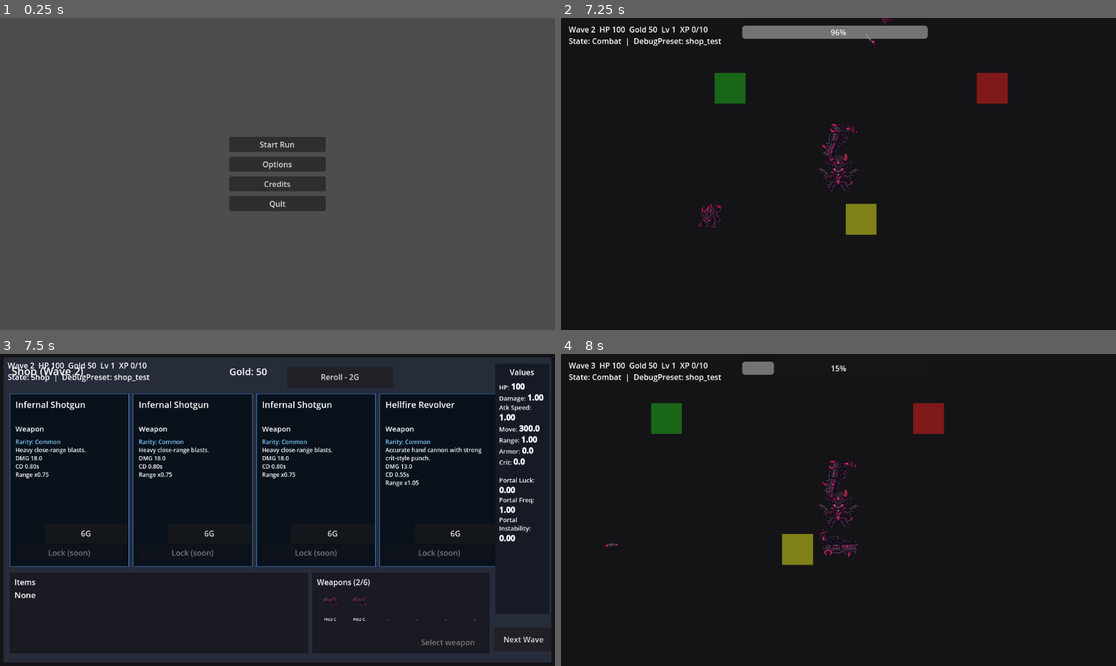
Above: before the commit, frames 1-4 (two rows, left to right).
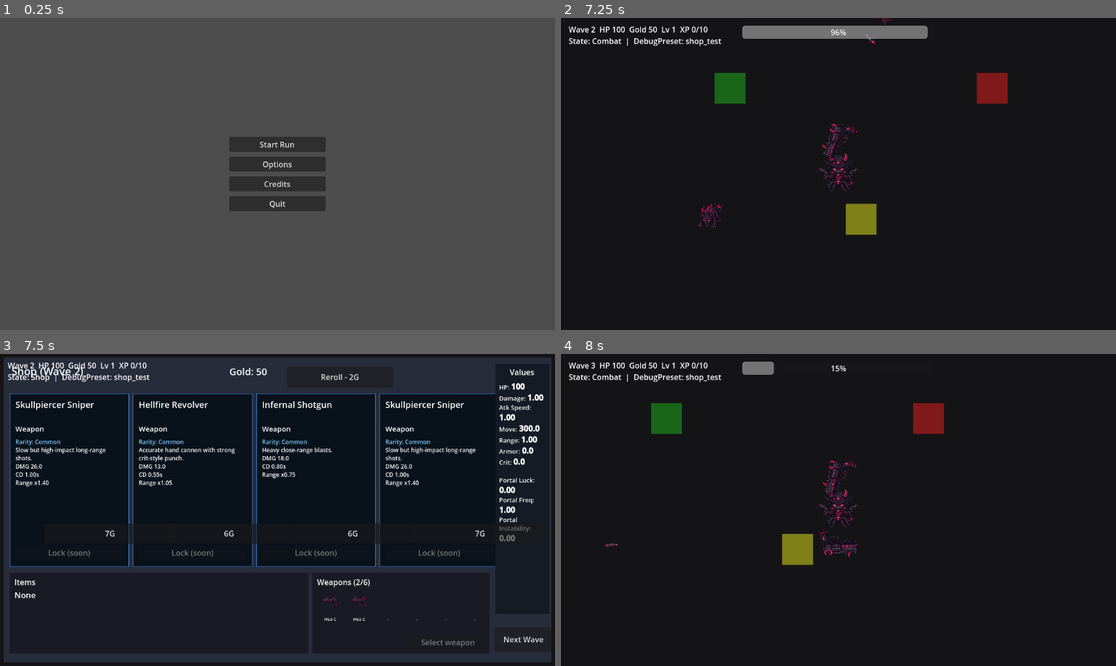
Above: after the commit, the same moments.

Repository: KevinRabbe/bullet-hell-roughe-lite
Game: Godot game, scene res://scenes/ui/MainMenu.tscn
Two runs of this game, one before a commit and one after it. Both use one fixed random seed, a clock stepped at 60 frames per second and the inputs below.
Inputs (mouse positions are in pixels of both pictures, inside the frame that each line leads up to):
- Up to frame 1 (0.25 s): no input
- Up to frame 2 (7.25 s): click "Start Run" at 0.5 s; click "Start Run" at 1.25 s; tap Enter at 2, 4.35 s; move the mouse to (960, 158) at 2.02 s; hold D (move_right) 2.03-2.78 s; hold C (cycle_character) 2.03-2.78 s; click (960, 158) at 2.17 s; tap Space at 2.27, 3.02, 4.52, 5.27, 6.02 s; move the mouse to (727, 189) at 2.77 s; hold S (move_down) 2.78-3.53 s; tap E (interact) at 2.85 s; move the mouse to (894, 105) at 3.52 s; hold D (move_right) 3.53-4.28 s; tap B at 3.6 s; move the mouse to (810, 236) at 4.27 s; hold W (move_up) 4.28-5.03 s; click (810, 236) at 4.42 s; move the mouse to (1005, 220) at 5.02 s; hold A (move_left) 5.03-6.53 s; tap R at 5.1 s; move the mouse to (672, 127) at 5.77 s; tap P at 5.85 s; move the mouse to (866, 174) at 6.52 s; hold S (move_down) from 6.53 s (still down); tap Q at 6.6 s; click (866, 174) at 6.67 s
- Up to frame 3 (7.5 s): move the mouse to (194, 432) at 7.27 s; release S (move_down) at 7.28 s; hold D (move_right) from 7.28 s (still down); tap 1 at 7.35 s
- Up to frame 4 (8 s): keep holding D (move_right); tap Space at 7.52 s

Frames 1-2 are identical in both runs. In frame 3, 2.1% of the frame differs, in the area x 2-96%, y 15-61%; in frame 4, nothing differs.

Commit message:
#83R Add wave-based weapon rarity rolls for shop offers

Diff:
--- a/scripts/game/shop_controller.gd
+++ b/scripts/game/shop_controller.gd
@@ -23,6 +23,13 @@
 ]
 
 const DEFAULT_ITEM_PRICE: int = 3
+const RARITY_ORDER: Array[String] = ["common", "rare", "epic", "legendary"]
+const WEAPON_RARITY_WEIGHTS_BY_WAVE: Array[Dictionary] = [
+	{"max_wave": 2, "weights": {"common": 95.0, "rare": 5.0}},
+	{"max_wave": 5, "weights": {"common": 80.0, "rare": 18.0, "epic": 2.0}},
+	{"max_wave": 9, "weights": {"common": 60.0, "rare": 32.0, "epic": 8.0}},
+	{"max_wave": 9999, "weights": {"common": 45.0, "rare": 38.0, "epic": 15.0, "legendary": 2.0}},
+]
 
 var enemy_spawner: Node
 var player: Node
@@ -109,7 +116,8 @@
 		"price": price,
 		"family": family,
 		"tags": tags,
-		"rarity": rarity_name
+		"rarity": rarity_name,
+		"base_price": price
 	}
 
 func _build_item_offer_pool() -> void:
@@ -188,7 +196,10 @@
 				button.text = "Sold Out"
 				button.disabled = true
 			else:
-				button.text = "%s (%dG)" % [str(offer.get("label", "Offer")), price]
+				var rarity_badge := ""
+				if offer_type == "weapon":
+					rarity_badge = "[%s] " % str(offer.get("rolled_rarity", "common")).capitalize()
+				button.text = "%s%s (%dG)" % [rarity_badge, str(offer.get("label", "Offer")), price]
 				button.disabled = false
 		else:
 			button.text = "N/A"
@@ -208,9 +219,10 @@
 
 	if offer_type == "weapon":
 		var loadout: Node = player.get_node_or_null("WeaponLoadout")
+		var rolled_rarity := str(offer.get("rolled_rarity", "common"))
 		if loadout != null:
 			if loadout.has_method("can_grant_weapon"):
-				if not bool(loadout.call("can_grant_weapon", offer_id)):
+				if not bool(loadout.call("can_grant_weapon", offer_id, rolled_rarity)):
 					print("Cannot buy weapon. No loadout slot or combine upgrade available for %s." % offer_id)
 					return
 			elif loadout.has_method("has_space") and not bool(loadout.call("has_space")):
@@ -223,8 +235,9 @@
 			return
 
 	if offer_type == "weapon":
+		var rolled_rarity := str(offer.get("rolled_rarity", "common"))
 		if player.has_method("grant_weapon"):
-			var granted: bool = bool(player.call("grant_weapon", offer_id))
+			var granted: bool = bool(player.call("grant_weapon", offer_id, rolled_rarity))
 			if not granted:
 				if player.has_method("add_gold"):
 					player.call("add_gold", offer_price)
@@ -270,7 +283,12 @@
 	var index := rng.randi_range(0, pool.size() - 1)
 	var selected: Variant = pool[index]
 	if selected is Dictionary:
-		return (selected as Dictionary).duplicate(true)
+		var offer := (selected as Dictionary).duplicate(true)
+		if str(offer.get("type", "")) == "weapon":
+			var rolled_rarity := _roll_weapon_rarity_for_wave(_current_wave_index)
+			offer["rolled_rarity"] = rolled_rarity
+			offer["price"] = int(offer.get("base_price", int(offer.get("price", 0))))
+		return offer
 	return {}
 
 func _find_item_data(item_id: String) -> ItemData:
@@ -281,6 +299,32 @@
 
 func _sold_out_offer() -> Dictionary:
 	return {"type": "sold_out", "id": "", "label": "Sold Out", "price": 0}
+
+func _roll_weapon_rarity_for_wave(wave_index: int) -> String:
+	var weights := _rarity_weights_for_wave(wave_index)
+	var total_weight := 0.0
+	for rarity_name in RARITY_ORDER:
+		total_weight += float(weights.get(rarity_name, 0.0))
+	if total_weight <= 0.0:
+		return "common"
+	var roll := rng.randf_range(0.0, total_weight)
+	var threshold := 0.0
+	for rarity_name in RARITY_ORDER:
+		threshold += float(weights.get(rarity_name, 0.0))
+		if roll <= threshold:
+			return rarity_name
+	return "common"
+
+func _rarity_weights_for_wave(wave_index: int) -> Dictionary:
+	for band_variant in WEAPON_RARITY_WEIGHTS_BY_WAVE:
+		if not (band_variant is Dictionary):
+			continue
+		var band: Dictionary = band_variant
+		if wave_index <= int(band.get("max_wave", 9999)):
+			var resolved: Variant = band.get("weights", {})
+			if resolved is Dictionary:
+				return resolved
+	return {"common": 100.0}
 
 func _on_continue_pressed() -> void:
 	if panel != null:
--- a/scripts/player/player.gd
+++ b/scripts/player/player.gd
@@ -267,7 +267,7 @@
 	var weapon_id := GUNSLINGER_WEAPON_IDS[index]
 	grant_weapon(weapon_id)
 
-func grant_weapon(weapon_id: String) -> bool:
+func grant_weapon(weapon_id: String, incoming_rarity: String = "common") -> bool:
 	if weapon_id == "":
 		return false
 	if weapon_loadout == null or not weapon_loadout.has_method("equip_weapon"):
@@ -276,10 +276,10 @@
 
 	var grant_result_variant: Variant
 	if weapon_loadout.has_method("grant_or_combine_weapon"):
-		grant_result_variant = weapon_loadout.call("grant_or_combine_weapon", weapon_id)
+		grant_result_variant = weapon_loadout.call("grant_or_combine_weapon", weapon_id, incoming_rarity)
 	else:
 		var equipped: bool = bool(weapon_loadout.call("equip_weapon", weapon_id))
-		grant_result_variant = {"success": equipped, "combined": false, "rarity": "common"}
+		grant_result_variant = {"success": equipped, "combined": false, "rarity": incoming_rarity}
 
 	if not (grant_result_variant is Dictionary):
 		print("Weapon grant failed: invalid loadout result for %s" % weapon_id)
--- a/scripts/player/weapon_loadout.gd
+++ b/scripts/player/weapon_loadout.gd
@@ -15,21 +15,21 @@
 func has_space() -> bool:
 	return equipped_weapons.size() < MAX_WEAPON_SLOTS
 
-func can_grant_weapon(weapon_id: String) -> bool:
+func can_grant_weapon(weapon_id: String, incoming_rarity: String = "common") -> bool:
 	if weapon_id == "":
 		return false
 	if has_space():
 		return true
-	return _find_upgrade_target_for_incoming(weapon_id, "common") != -1
-
-func get_grant_block_reason(weapon_id: String) -> String:
+	return _find_upgrade_target_for_incoming(weapon_id, incoming_rarity) != -1
+
+func get_grant_block_reason(weapon_id: String, incoming_rarity: String = "common") -> String:
 	if weapon_id == "":
 		return "Missing weapon id."
 	if has_space():
 		return ""
-	if _find_upgrade_target_for_incoming(weapon_id, "common") != -1:
+	if _find_upgrade_target_for_incoming(weapon_id, incoming_rarity) != -1:
 		return ""
-	return "Need matching %s (Common) to auto-combine." % _pretty_weapon_name(weapon_id)
+	return "Need matching %s (%s) to auto-combine." % [_pretty_weapon_name(weapon_id), incoming_rarity.capitalize()]
 
 func can_merge_slot(slot_index: int) -> bool:
 	var result := _evaluate_slot_merge(slot_index)
@@ -93,16 +93,18 @@
 	loadout_changed.emit()
 	return true
 
-func grant_or_combine_weapon(weapon_id: String) -> Dictionary:
+func grant_or_combine_weapon(weapon_id: String, incoming_rarity: String = "common") -> Dictionary:
 	if weapon_id == "":
 		return {"success": false, "combined": false, "rarity": ""}
+	if RARITY_ORDER.find(incoming_rarity) == -1:
+		incoming_rarity = "common"
 	if has_space():
-		equipped_weapons.append({"id": weapon_id, "rarity": "common"})
+		equipped_weapons.append({"id": weapon_id, "rarity": incoming_rarity})
 		_sync_legacy_ids()
 		loadout_changed.emit()
-		return {"success": true, "combined": false, "rarity": "common"}
-
-	var target_index := _find_upgrade_target_for_incoming(weapon_id, "common")
+		return {"success": true, "combined": false, "rarity": incoming_rarity}
+
+	var target_index := _find_upgrade_target_for_incoming(weapon_id, incoming_rarity)
 	if target_index == -1:
 		return {"success": false, "combined": false, "rarity": ""}
 	var current_entry: Dictionary = equipped_weapons[target_index]
